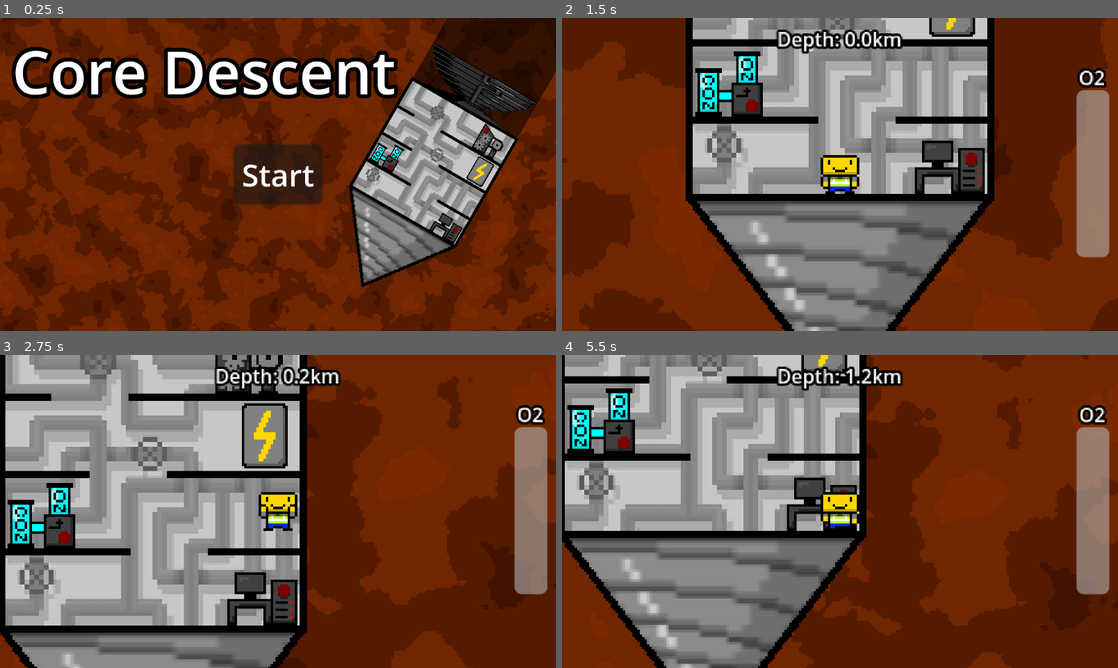
Above: before the commit, frames 1-4 (two rows, left to right).
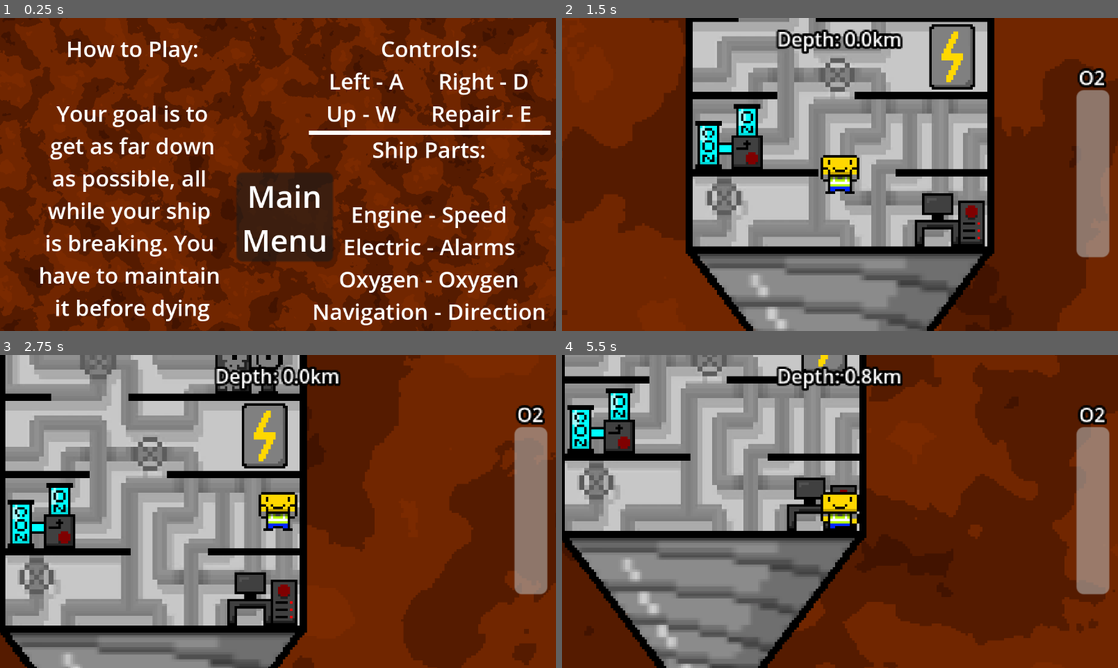
Above: after the commit, the same moments.

Repository: ChWh2/Core-Descent
Game: Godot game, scene res://Scenes/intro.tscn
Same seed, same stepped clock (60 frames per second), same inputs: the game is played once before the commit and once after it. Before the commit the project starts from res://Scenes/main_menu.tscn.
Inputs (mouse positions are in pixels of both pictures, inside the frame that each line leads up to):
- Up to frame 1 (0.25 s): no input
- Up to frame 2 (1.5 s): click "Start" (after the commit: "Main Menu") at 0.5 s; click (840, 174) at 1.25 s, where only the run after the commit has a clickable "Start"
- Up to frame 3 (2.75 s): move the mouse to (400, 495) at 2.02 s; hold D (Right) from 2.03 s (still down); tap W (Up) at 2.1, 2.27, 2.57 s
- Up to frame 4 (5.5 s): move the mouse to (728, 527) at 2.77 s; tap E (Interact) at 2.85, 4.35 s; tap W (Up) at 3.02, 3.05, 3.32, 3.6, 4.52, 4.55, 4.82, 5.1, 5.27 s; move the mouse to (895, 442) at 3.52 s; release D (Right) at 3.53 s; hold A (Left) 3.53-4.28 s; move the mouse to (812, 574) at 4.27 s; hold D (Right) from 4.28 s (still down); move the mouse to (1006, 558) at 5.02 s

The runs differ from the first frame. In frame 1, 39% of the frame differs, in the area x 2-100%, y 0-99%; in frame 2, 61%, in the area x 0-100%, y 0-100%; in frame 3, 15%; in frame 4, 29%.
Error in both runs: Attempt to call function 'get_line' in base 'null instance' on a null instance. (res://Scripts/silentwolf_manager.gd:8)

Commit message:
Added Tutorial

Diff:
--- /dev/null
+++ b/Scenes/intro.tscn
@@ -0,0 +1,115 @@
+[gd_scene load_steps=7 format=3 uid="uid://cm30jrhftk0eh"]
+
+[ext_resource type="Script" uid="uid://blpj2dsk46c1p" path="res://Scripts/SceneSwitch.gd" id="1_b226h"]
+
+[sub_resource type="Gradient" id="Gradient_28flt"]
+interpolation_mode = 1
+offsets = PackedFloat32Array(0, 0.25974, 0.532468, 0.792208)
+colors = PackedColorArray(0.485792, 0.168182, 9.62615e-08, 1, 0.445125, 0.151399, 0, 1, 0.336073, 0.106394, 0, 1, 0.261761, 0.075726, 0, 1)
+
+[sub_resource type="FastNoiseLite" id="FastNoiseLite_48xlc"]
+
+[sub_resource type="NoiseTexture2D" id="NoiseTexture2D_duh1u"]
+width = 1152
+height = 648
+seamless = true
+color_ramp = SubResource("Gradient_28flt")
+noise = SubResource("FastNoiseLite_48xlc")
+
+[sub_resource type="LabelSettings" id="LabelSettings_alxvg"]
+font_size = 46
+
+[sub_resource type="LabelSettings" id="LabelSettings_geirw"]
+font_size = 64
+
+[node name="Intro" type="Control"]
+layout_mode = 3
+anchors_preset = 15
+anchor_right = 1.0
+anchor_bottom = 1.0
+grow_horizontal = 2
+grow_vertical = 2
+metadata/_edit_vertical_guides_ = [-177.0, -183.0]
+
+[node name="Background" type="TextureRect" parent="."]
+z_index = -100
+offset_right = 40.0
+offset_bottom = 40.0
+mouse_filter = 2
+texture = SubResource("NoiseTexture2D_duh1u")
+
+[node name="Controls" type="Label" parent="."]
+layout_mode = 0
+offset_left = 676.0
+offset_top = 31.0
+offset_right = 1102.0
+offset_bottom = 296.0
+text = "Controls:
+Left - A      Right - D
+Up - W      Repair - E"
+label_settings = SubResource("LabelSettings_alxvg")
+horizontal_alignment = 1
+
+[node name="Button" type="Button" parent="."]
+offset_left = 490.0
+offset_top = 320.0
+offset_right = 540.0
+offset_bottom = 366.0
+scale = Vector2(4, 4)
+script = ExtResource("1_b226h")
+
+[node name="Label" type="Label" parent="Button"]
+layout_mode = 1
+anchors_preset = 15
+anchor_right = 1.0
+anchor_bottom = 1.0
+offset_right = 150.0
+offset_bottom = 141.0
+grow_horizontal = 2
+grow_vertical = 2
+scale = Vector2(0.25, 0.25)
+text = "Main
+Menu"
+label_settings = SubResource("LabelSettings_geirw")
+horizontal_alignment = 1
+vertical_alignment = 1
+
+[node name="ShipDescription" type="Label" parent="."]
+offset_left = 647.0
+offset_top = 240.0
+offset_right = 1131.0
+offset_bottom = 639.0
+text = "Ship Parts:
+
+Engine - Speed
+Electric - Alarms
+Oxygen - Oxygen
+Navigation - Direction"
+label_settings = SubResource("LabelSettings_alxvg")
+horizontal_alignment = 1
+
+[node name="Tutorial" type="Label" parent="."]
+offset_left = 71.0
+offset_top = 31.0
+offset_right = 478.0
+offset_bottom = 631.0
+text = "How to Play:
+
+Your goal is to
+ get as far down
+as possible, all
+while your ship
+is breaking. You
+have to maintain
+it before dying"
+label_settings = SubResource("LabelSettings_alxvg")
+horizontal_alignment = 1
+
+[node name="ColorRect" type="ColorRect" parent="."]
+layout_mode = 0
+offset_left = 640.0
+offset_top = 233.0
+offset_right = 1141.0
+offset_bottom = 242.0
+
+[connection signal="pressed" from="Button" to="Button" method="switch"]
--- a/Scenes/leaderboard_item.tscn
+++ b/Scenes/leaderboard_item.tscn
@@ -21,7 +21,7 @@
 layout_mode = 0
 offset_right = 96.0
 offset_bottom = 45.0
-text = "xxxx"
+text = "XXXX"
 label_settings = SubResource("LabelSettings_a47ou")
 horizontal_alignment = 1
 vertical_alignment = 1
--- a/project.godot
+++ b/project.godot
@@ -11,7 +11,7 @@
 [application]
 
 config/name="Core Descent"
-run/main_scene="uid://f267vc3hgvrg"
+run/main_scene="uid://cm30jrhftk0eh"
 config/features=PackedStringArray("4.4", "Forward Plus")
 config/icon="res://icon.svg"
 
Not shown: 1 places in Scenes/main_menu.tscn that only renumber resources
